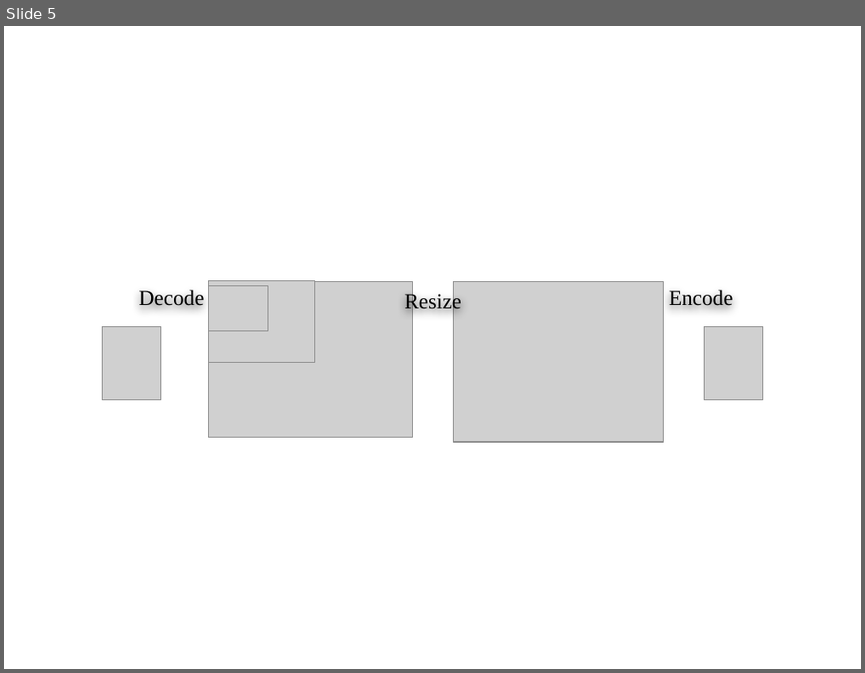
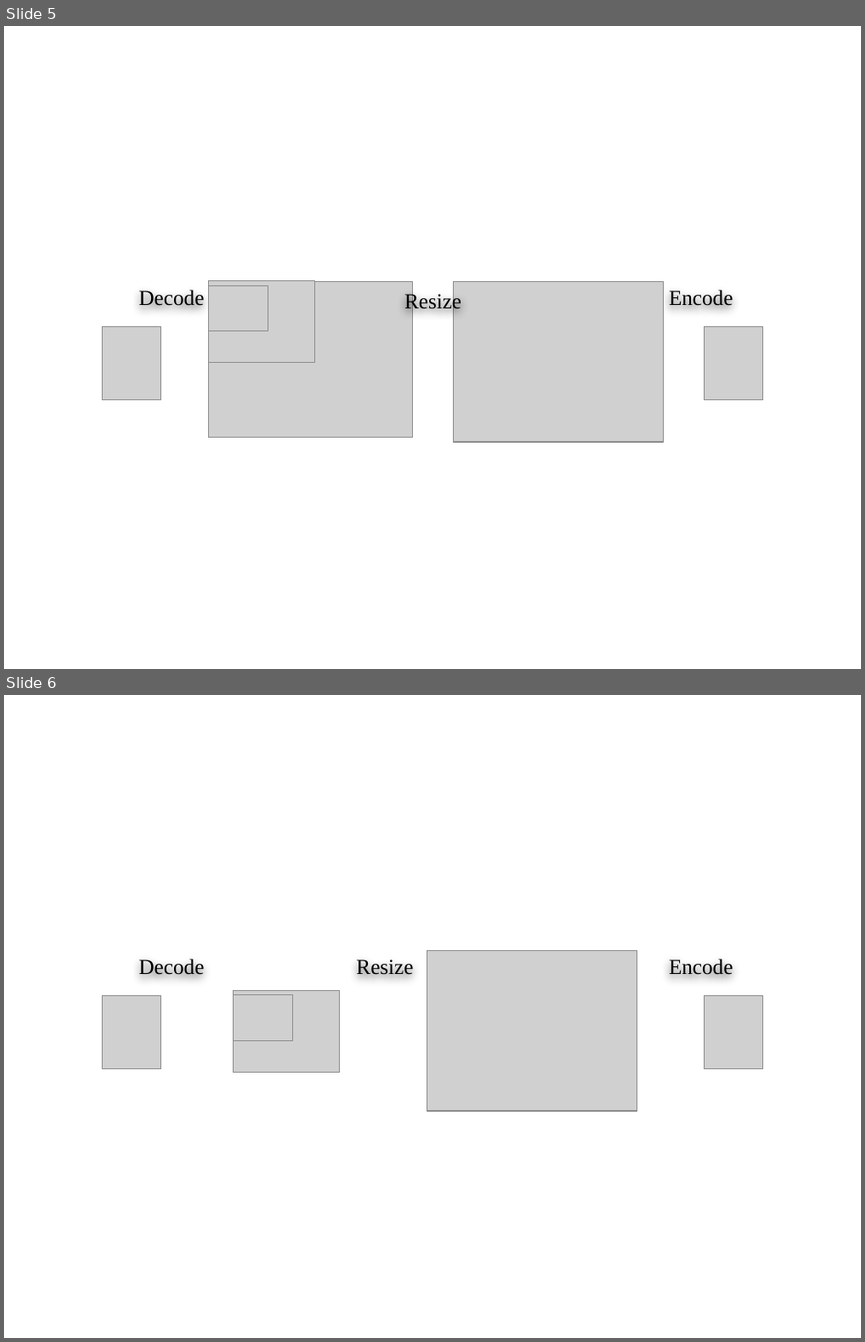
Before and after one commit to awmlabs/blog.awm.jp, a slide deck: content/2016/01/08/jpeghint.pptx. Shown one above the other, each under a label of ours: slide 5 before the commit, slides 5 and 6 after it. The pictures are 865x673 and 865x1342 pixels, drawn with LibreOffice and Linux fonts; fonts in the diff are those of the drawing; grey boxes stand for pictures; background and template pictures are left out. Boxes give left, top, right and bottom in pixels: in the first picture for what was removed or moved away, otherwise in the second. Text is boxed around its words. In the diff, an @@ line names an element or a change of style, - is before the commit and + after.

```diff
--- a/content/2016/01/08/jpeghint.pptx
+++ b/content/2016/01/08/jpeghint.pptx
@@ slide 6 added at bbox=[4, 695, 861, 1338], background picture (left out) @@
@@ text added at bbox=[139, 959, 205, 975], 18 pt, text #000000 @@
+Decode
@@ text added at bbox=[356, 957, 413, 975], 18 pt, text #000000 @@
+Resize
@@ picture added at bbox=[426, 950, 636, 1111] @@
@@ text added at bbox=[669, 959, 732, 975], 18 pt, text #000000 @@
+Encode
@@ picture added at bbox=[103, 996, 161, 1068] @@
@@ picture added at bbox=[233, 991, 339, 1072] @@
@@ picture added at bbox=[233, 995, 292, 1040] @@
@@ picture added at bbox=[704, 996, 763, 1068] @@
```
Also in this commit, not shown: 2 other files.
